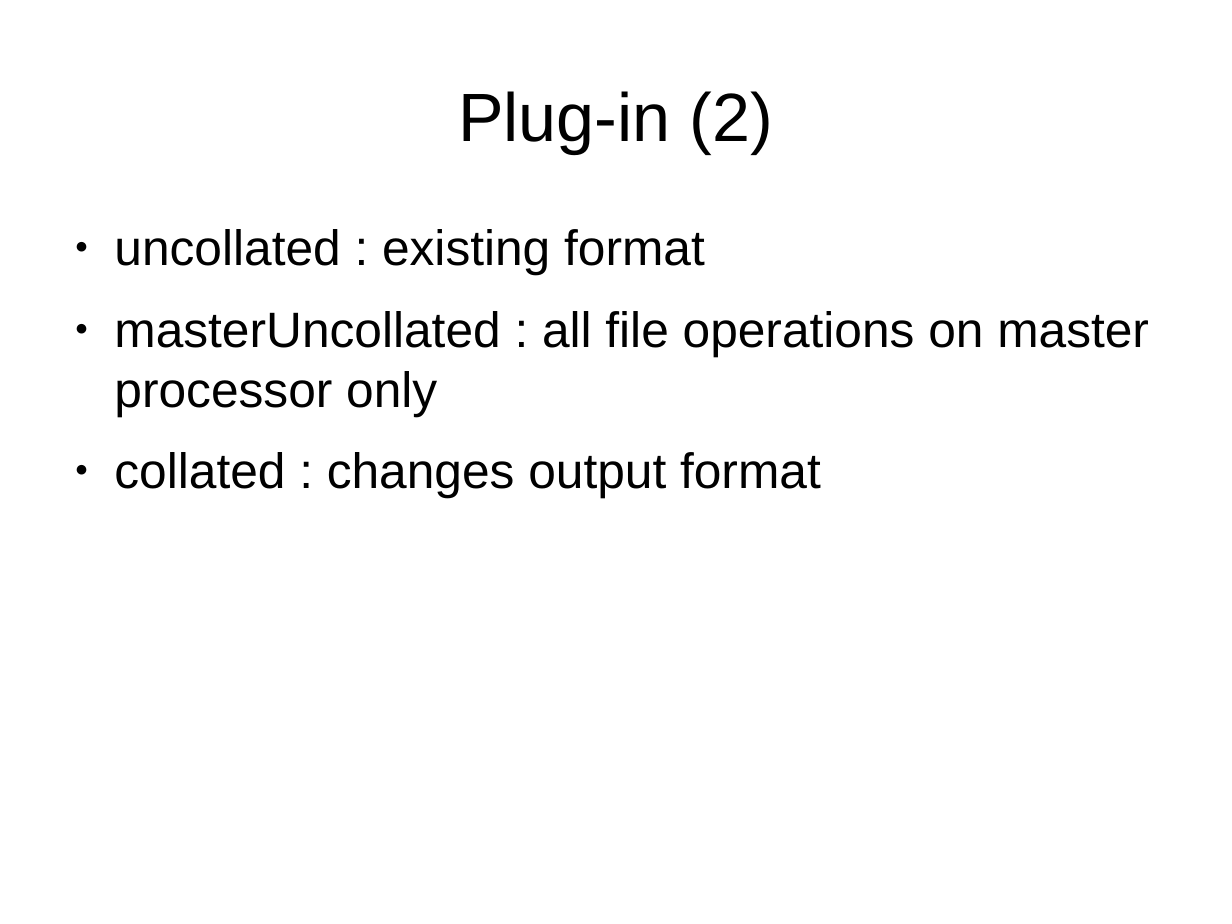
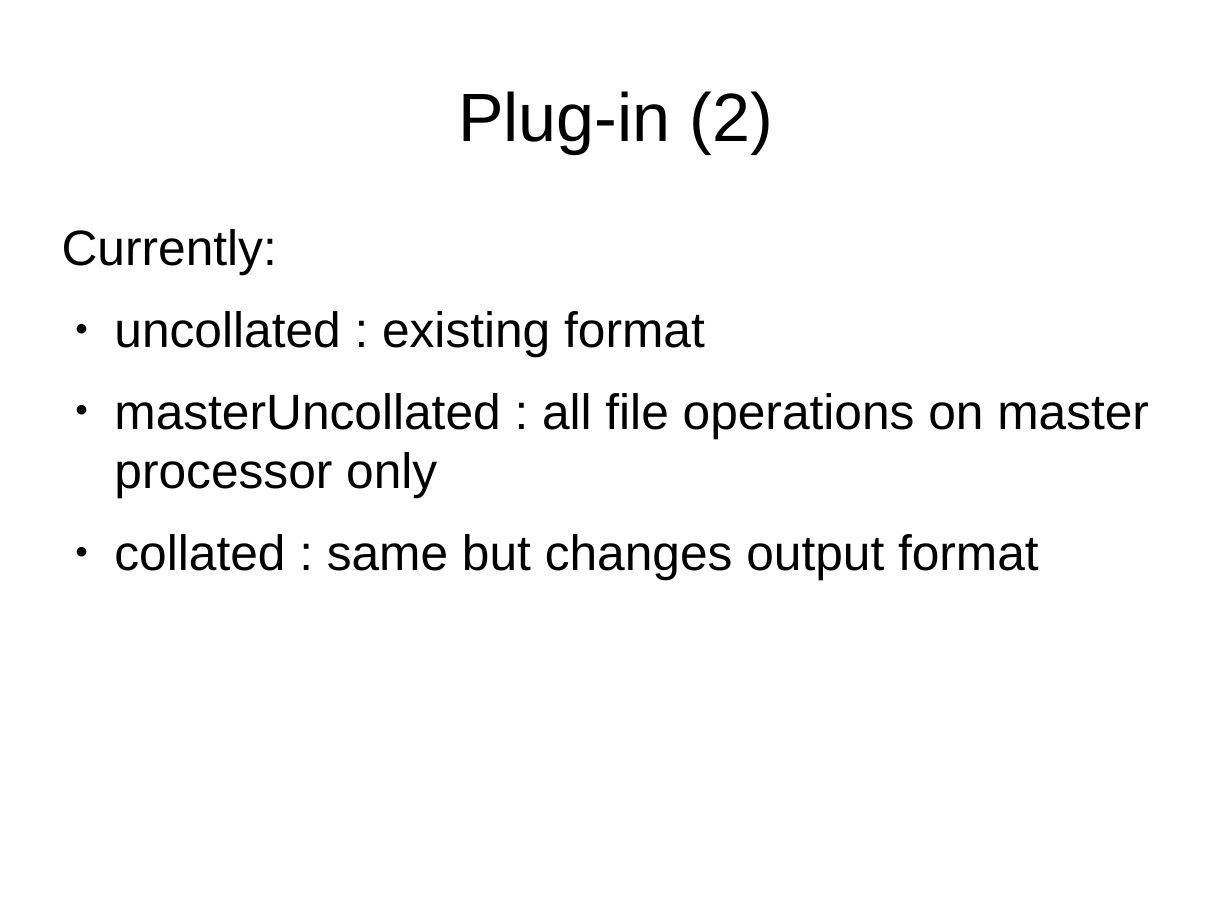
Before and after one commit to mattijsjanssens/mattijs-extensions, a slide deck: slide 8 of doc/Notes/GlobalFile_UGM2017/presentation.odp. Drawn at 1232x924 pixels with LibreOffice and Linux fonts; fonts in the diff are those of the drawing. Boxes give left, top, right and bottom in pixels: in the first picture for what was removed or moved away, otherwise in the second. Text is boxed around its words. In the diff, an @@ line names an element or a change of style, - is before the commit and + after.

```diff
--- a/doc/Notes/GlobalFile_UGM2017/presentation.odp
+++ b/doc/Notes/GlobalFile_UGM2017/presentation.odp
@@ text at [62, 229, 277, 275]: paragraph added @@
+Currently:
@@ text at [114, 534, 1039, 579]: text changed @@
-● collated : changes output format
+● collated : same but changes output format
```
Also in this commit, not shown: 2 other slides changed, 4 slides added.
